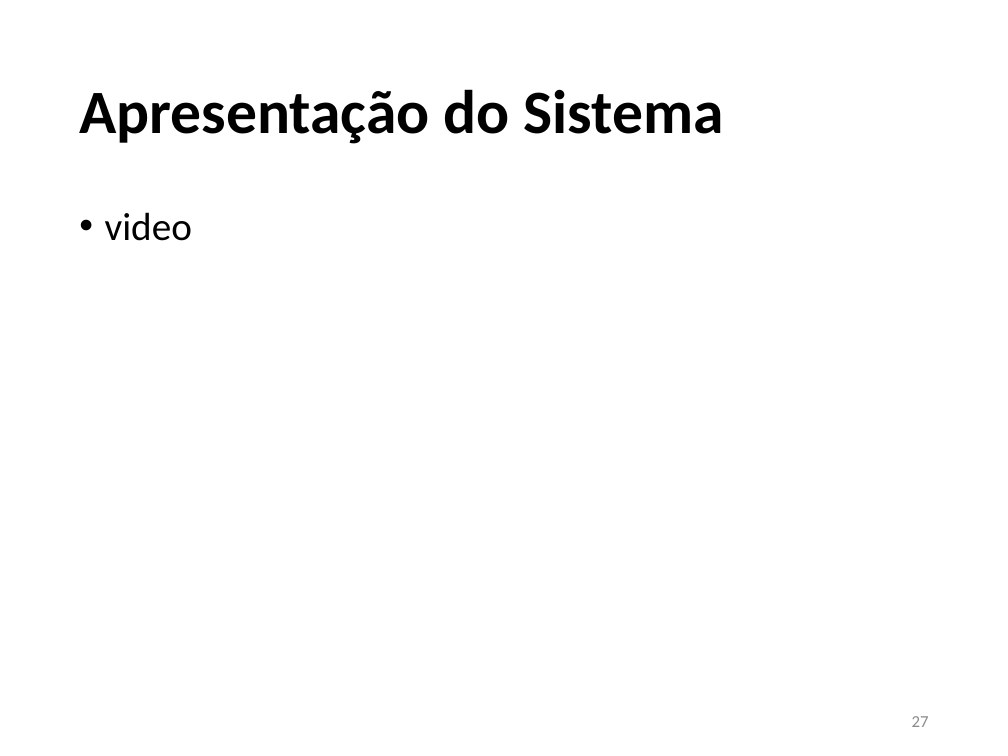
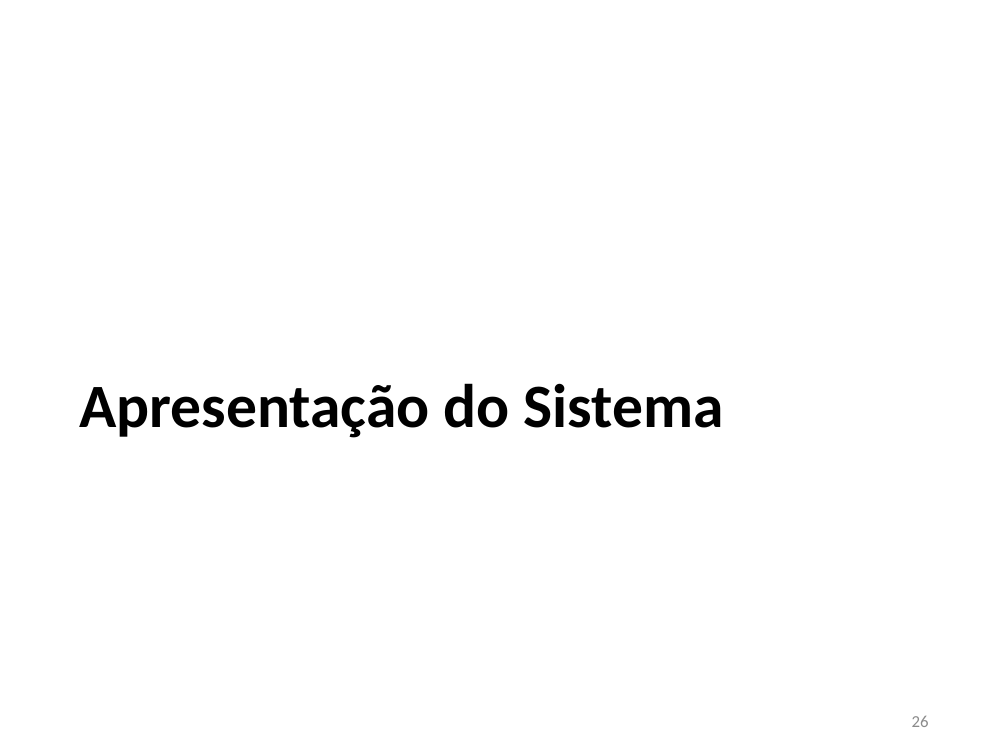
Before and after one commit to JoaoVFG/documentacaoTG, a slide deck: slide 26 of APRESENTAÇÃO JOAO VITOR.pptx (slide 27 before the commit). Drawn at 1008x756 pixels with LibreOffice and Linux fonts; fonts in the diff are those of the drawing. Boxes give left, top, right and bottom in pixels: in the first picture for what was removed or moved away, otherwise in the second. Text is boxed around its words. In the diff, an @@ line names an element or a change of style, - is before the commit and + after.

```diff
--- a/APRESENTAÇÃO JOAO VITOR.pptx
+++ b/APRESENTAÇÃO JOAO VITOR.pptx
@@ text removed at (x1=105, y1=212, x2=192, y2=241) @@
-• video
@@ title "Apresentação do Sistema" moved from (x1=79, y1=89, x2=724, y2=144) to (x1=79, y1=383, x2=724, y2=438) @@
@@ page number at (x1=912, y1=716, x2=929, y2=727): text changed @@
-27
+26
```
Also in this commit, not shown: 1 slide removed, 4 other files.
